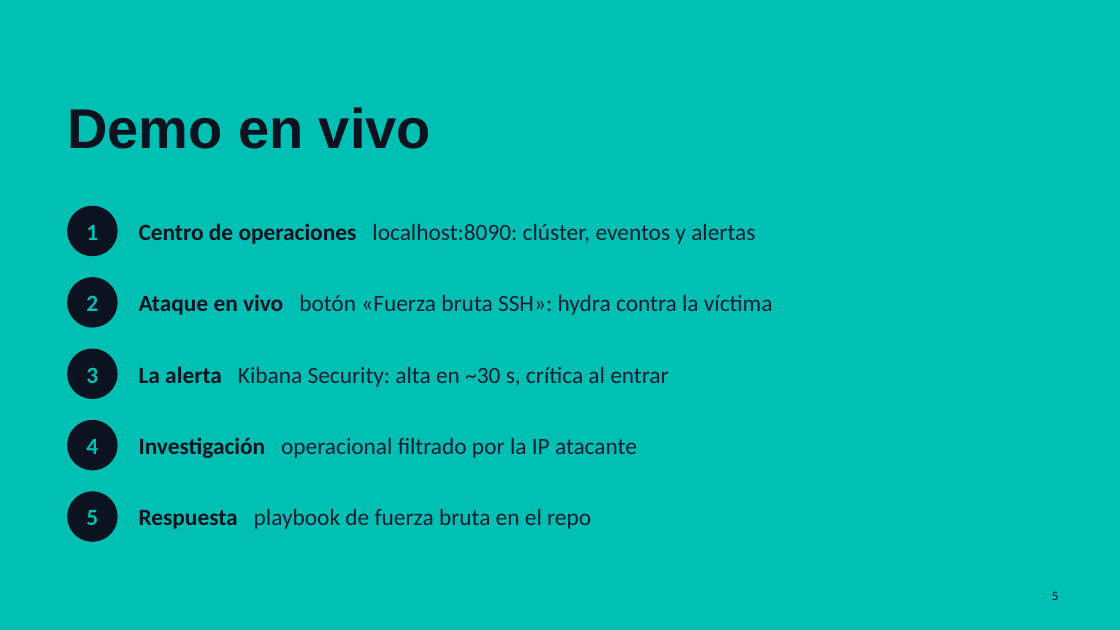
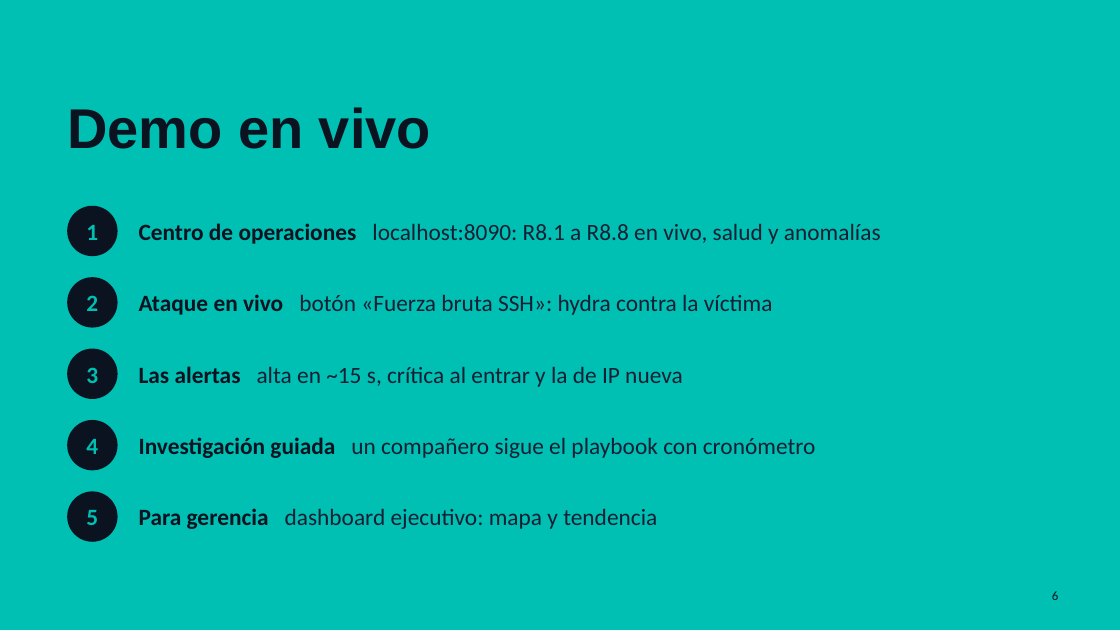
Before and after one commit to ballesterossmartsolutionssas/siem-elastic-grupo5, a slide deck: slide 6 of diapositivas/SIEM-Grupo5.pptx (slide 5 before the commit). Drawn at 1120x630 pixels with LibreOffice and Linux fonts; fonts in the diff are those of the drawing. Boxes give left, top, right and bottom in pixels: in the first picture for what was removed or moved away, otherwise in the second. Text is boxed around its words. In the diff, an @@ line names an element or a change of style, - is before the commit and + after.

Commit message:
Panel SOC: cumplimiento en vivo, salud, anomalías e investigación guiada; regla de anomalía new terms
- Franja R8.1-R8.8 que se pone en verde con las mediciones reales
- Salud del sistema: heap, disco y CPU por nodo, fases de ILM y retraso de la ingesta
- Detección de anomalías de volumen (z-score contra la línea base de 24 h)
- Incidentes agrupados por regla e IP, críticos arriba; top de IPs sin visitas normales
- Ficha de la IP con fallos, ingresos exitosos, puertos y herramienta
- Investigación guiada (R8.7 y R8.8): playbook con cronómetro que se guarda en siem-investigaciones
- reglas/08: ingreso SSH con usuario + IP nunca vistos en 7 días (new terms)
- Diapositivas (18) con Tecnologías, Investigación guiada y Conclusiones; guion y evidencias al día

```diff
--- a/diapositivas/SIEM-Grupo5.pptx
+++ b/diapositivas/SIEM-Grupo5.pptx
@@ text at box(139, 223, 881, 244): text changed @@
-Centro de operaciones localhost:8090: clúster, eventos y alertas
+Centro de operaciones localhost:8090: R8.1 a R8.8 en vivo, salud y anomalías
@@ text at box(139, 366, 682, 387): text changed @@
-La alerta Kibana Security: alta en ~30 s, crítica al entrar
+Las alertas alta en ~15 s, crítica al entrar y la de IP nueva
@@ text at box(139, 437, 816, 458): text changed @@
-Investigación operacional filtrado por la IP atacante
+Investigación guiada un compañero sigue el playbook con cronómetro
@@ text at box(139, 508, 657, 529): text changed @@
-Respuesta playbook de fuerza bruta en el repo
+Para gerencia dashboard ejecutivo: mapa y tendencia
@@ page number at box(1052, 591, 1058, 600): text changed @@
-5
+6
```
Also in this commit, not shown: 7 other slides changed, 3 slides added, 15 other files.
